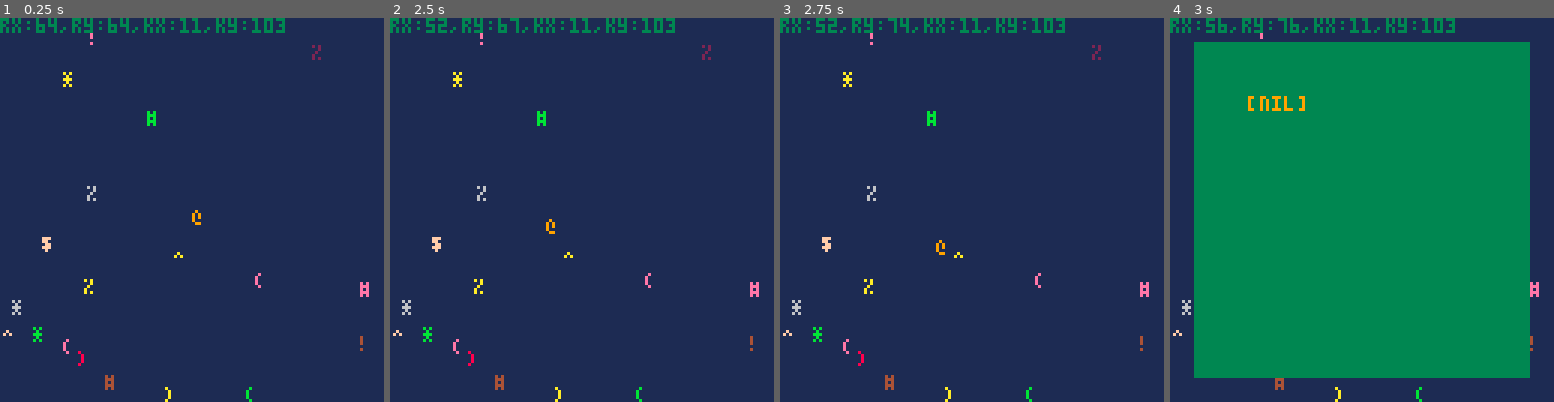
Above: before the commit, frames 1-4 (left to right).
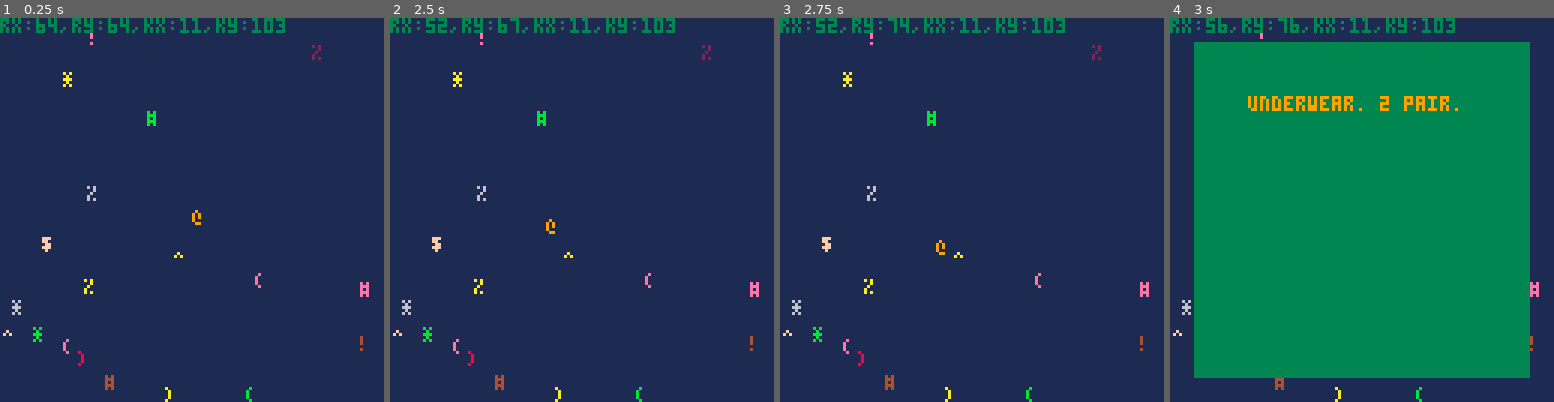
Above: after the commit, the same moments.

Repository: jmahoney/rfk-pico8
Game: PICO-8 cartridge rfk.p8
The game is run twice, just before and just after one commit, with the same random seed, the same clock (stepped at 60 frames per second) and the same inputs.
Inputs:
- Up to frame 1 (0.25 s): no input
- Up to frame 2 (2.5 s): hold Left 1.97-2.37 s; hold Down from 2.42 s (still down)
- Up to frame 3 (2.75 s): keep holding Down
- Up to frame 4 (3 s): release Down at 2.82 s; hold Right from 2.87 s (still down)

Frames 1-3 are identical in both runs. In frame 4, 0.8% of the frame differs, in the area x 20-75%, y 20-25%.

Commit message:
fix banner text, changelog

Diff:
--- a/rfk.p8
+++ b/rfk.p8
@@ -52,10 +52,10 @@
     items = {}
 
     for description in all(non_kitten_item_descriptions) do
-        add(items, create_item())
-    end
-
-    kitten = create_item()
+        add(items, create_item(description))
+    end
+
+    kitten = create_item("kitten")
     kitten.is_kitten = true
 
     add(items, kitten)
Not shown, changed: CHANGELOG.md
